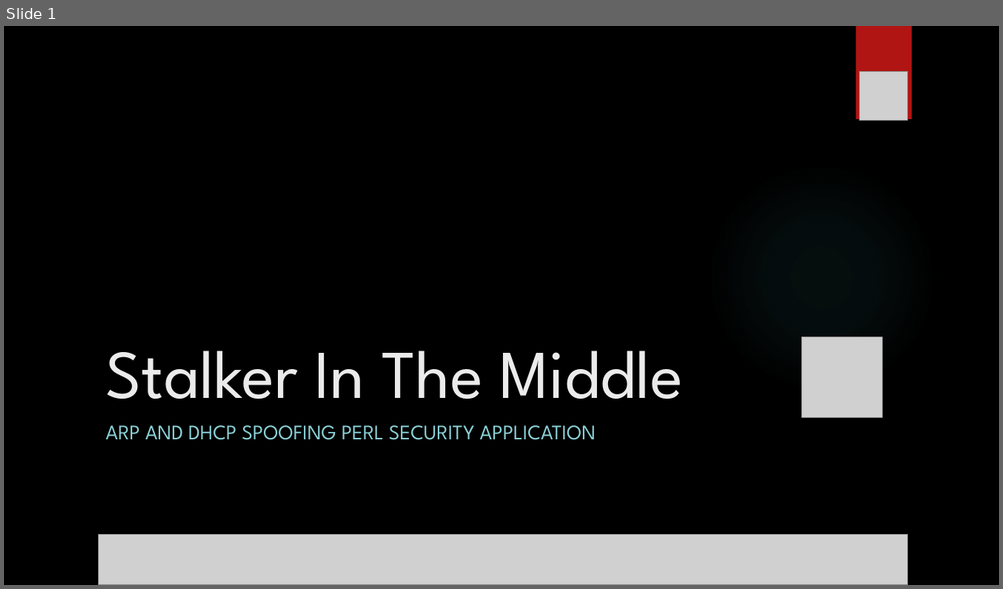
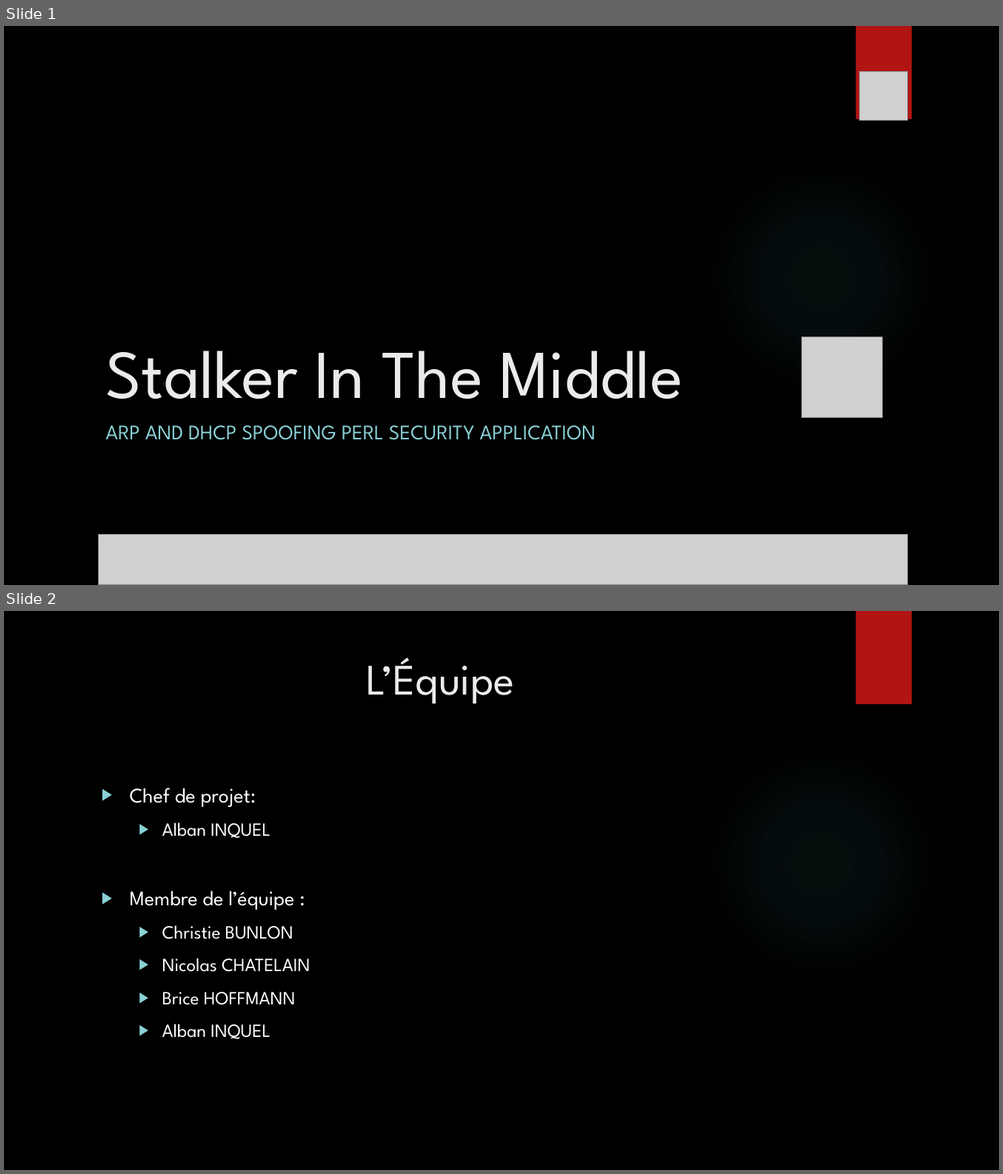
Before and after one commit to Inpeel/SITM, a slide deck: Avant-Projet/Stalker In The Middle.pptx. Shown one above the other, each under a label of ours: slide 1 before the commit, slides 1 and 2 after it. The pictures are 1003x589 and 1003x1174 pixels, drawn with LibreOffice and Linux fonts; fonts in the diff are those of the drawing; grey boxes stand for pictures; background and template pictures are left out. Boxes give left, top, right and bottom in pixels: in the first picture for what was removed or moved away, otherwise in the second. Text is boxed around its words. In the diff, an @@ line names an element or a change of style, - is before the commit and + after.

```diff
--- a/Avant-Projet/Stalker In The Middle.pptx
+++ b/Avant-Projet/Stalker In The Middle.pptx
@@ slide 2 added at <box>4,611,999,1170</box>, background picture (left out); not listed: 2 template elements that a slide beside it also shows @@
@@ title added at <box>367,658,515,704</box>, 42 pt, text #EBEBEB @@
+L’Équipe
@@ text added at <box>130,788,310,1039</box>, 18 pt, text #FFFFFF @@
+▶ Chef de projet:
+  ▶ Alban INQUEL
+▶ Membre de l’équipe :
+  ▶ Christie BUNLON
+  ▶ Nicolas CHATELAIN
+  ▶ Brice HOFFMANN
+  ▶ Alban INQUEL
```
Also in this commit, not shown: 1 slide changed, 6 other slides added, 4 other files.
